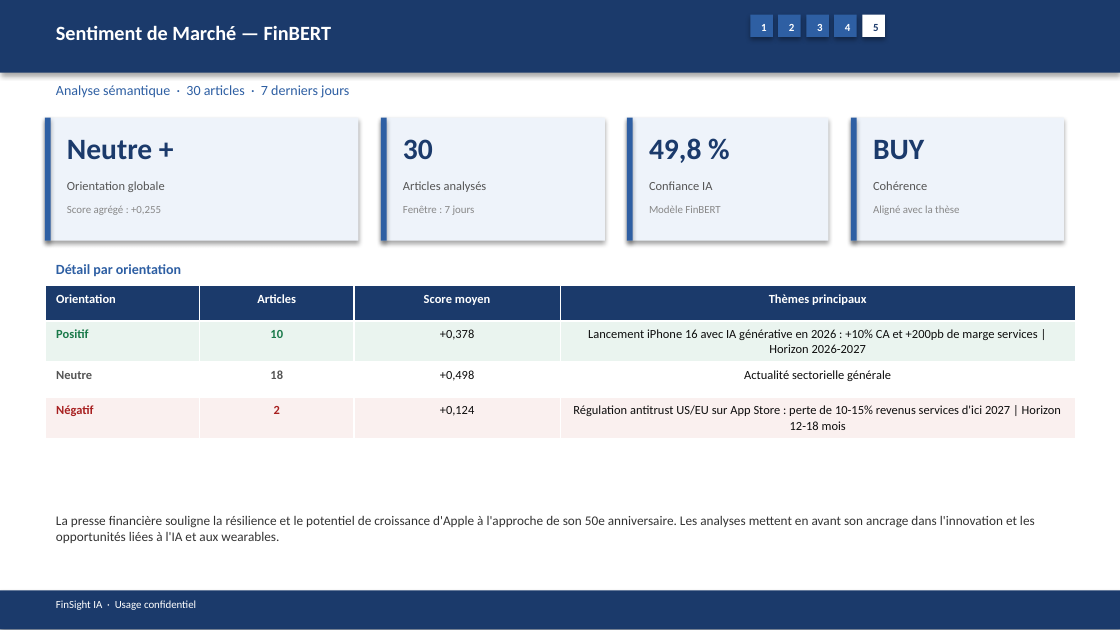
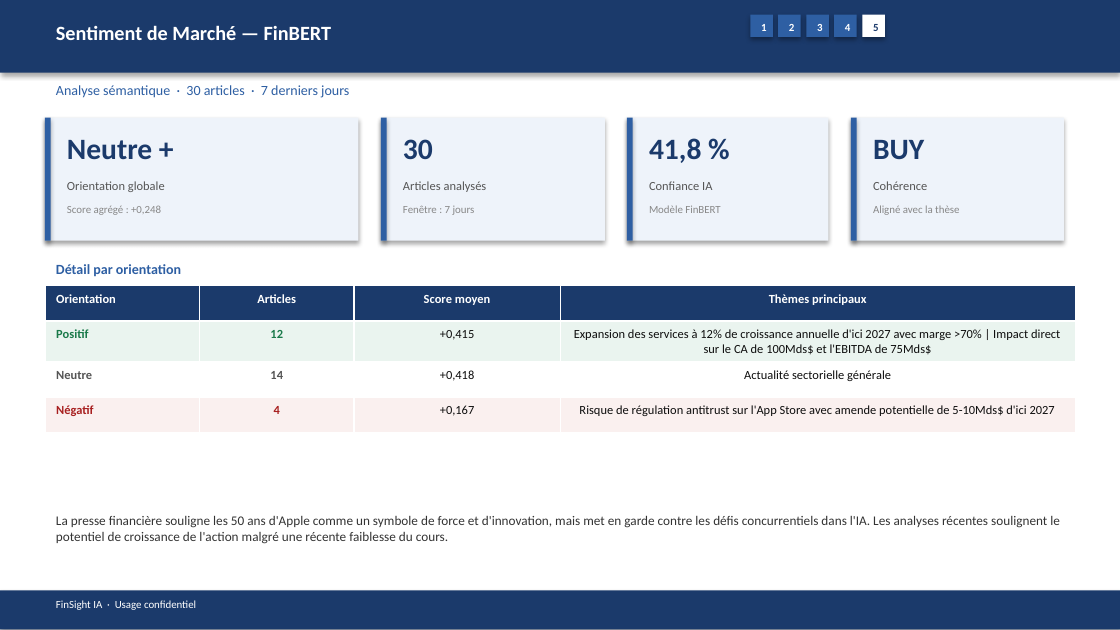
Before and after one commit to baptistejeh07-art/finsight-ia, a slide deck: slide 18 of preview/AAPL/AAPL_pitchbook.pptx. Drawn at 1120x630 pixels with LibreOffice and Linux fonts; fonts in the diff are those of the drawing. Boxes give left, top, right and bottom in pixels: in the first picture for what was removed or moved away, otherwise in the second. Text is boxed around its words. In the diff, an @@ line names an element or a change of style, - is before the commit and + after.

```diff
--- a/preview/AAPL/AAPL_pitchbook.pptx
+++ b/preview/AAPL/AAPL_pitchbook.pptx
@@ text at (x1=649, y1=138, x2=701, y2=163): text changed @@
-49,8 %
+41,8 %
@@ text at (x1=67, y1=205, x2=161, y2=215): text changed @@
-Score agrégé : +0,255
+Score agrégé : +0,248
@@ table at (x1=45, y1=286, x2=1075, y2=427) @@
-row 2: Positif | 10 | +0,378 | Lancement iPhone 16 avec IA générative en 2026 : +10% CA et +200pb de marge services | Horizon 2026-2027
+row 2: Positif | 12 | +0,415 | Expansion des services à 12% de croissance annuelle d'ici 2027 avec marge >70% | Impact direct sur le CA de 100Mds$ et l'EBITDA de 75Mds$
-row 3, column 2: 18
+row 3, column 2: 14
-row 3, column 3: +0,498
+row 3, column 3: +0,418
-row 4: Négatif | 2 | +0,124 | Régulation antitrust US/EU sur App Store : perte de 10-15% revenus services d'ici 2027 | Horizon 12-18 mois
+row 4: Négatif | 4 | +0,167 | Risque de régulation antitrust sur l'App Store avec amende potentielle de 5-10Mds$ d'ici 2027
@@ text at (x1=56, y1=516, x2=1060, y2=544): text changed @@
-La presse financière souligne la résilience et le potentiel de croissance d'Apple à l'approche de son 50e anniversaire. Les analyses mettent en avant son ancrage dans l'innovation et les opportunités liées à l'IA et aux wearables.
+La presse financière souligne les 50 ans d'Apple comme un symbole de force et d'innovation, mais met en garde contre les défis concurrentiels dans l'IA. Les analyses récentes soulignent le potentiel de croissance de l'action malgré une récente faiblesse du cours.
```
Also in this commit, not shown: 12 other slides changed, 4 other files.
